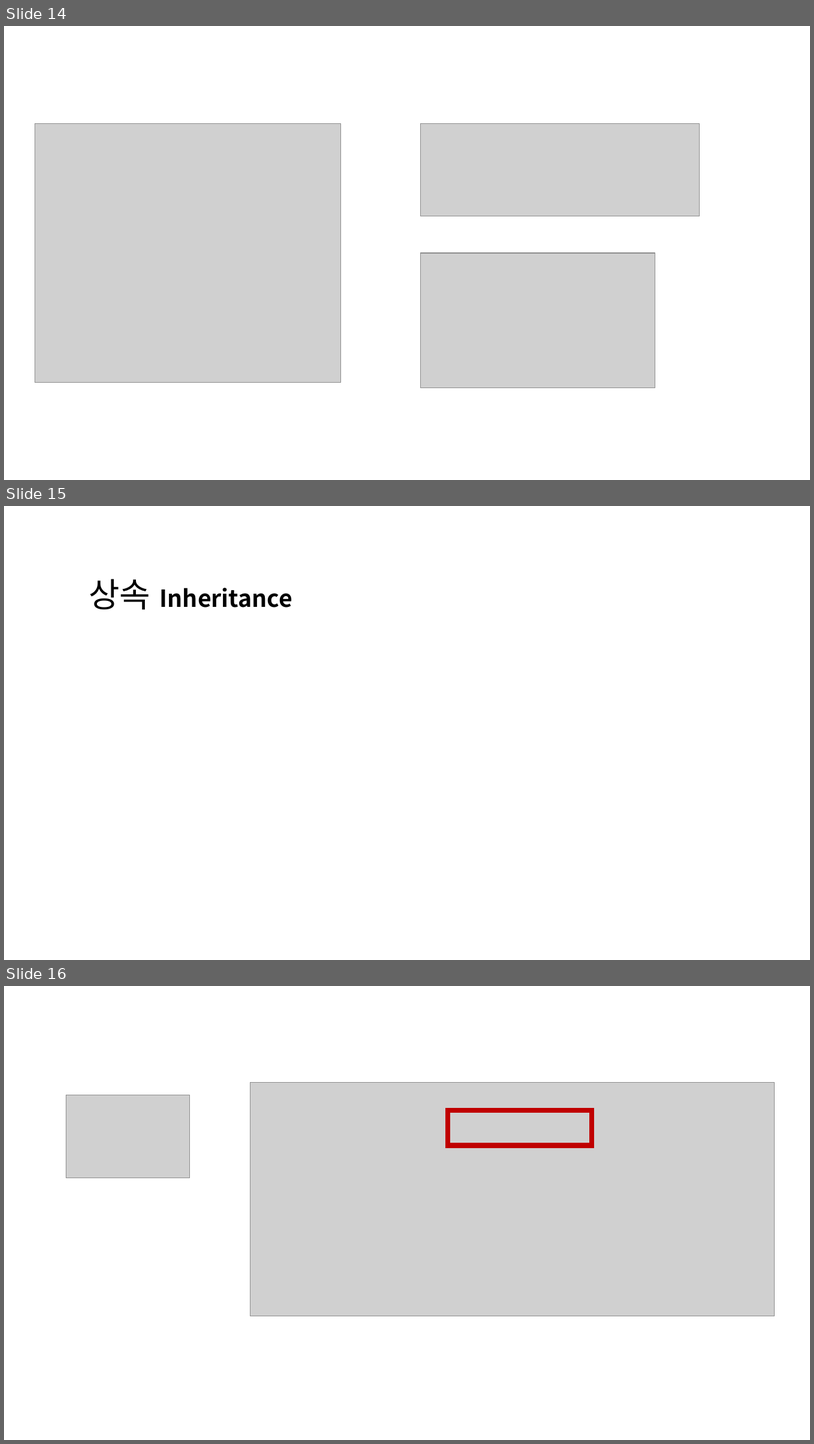
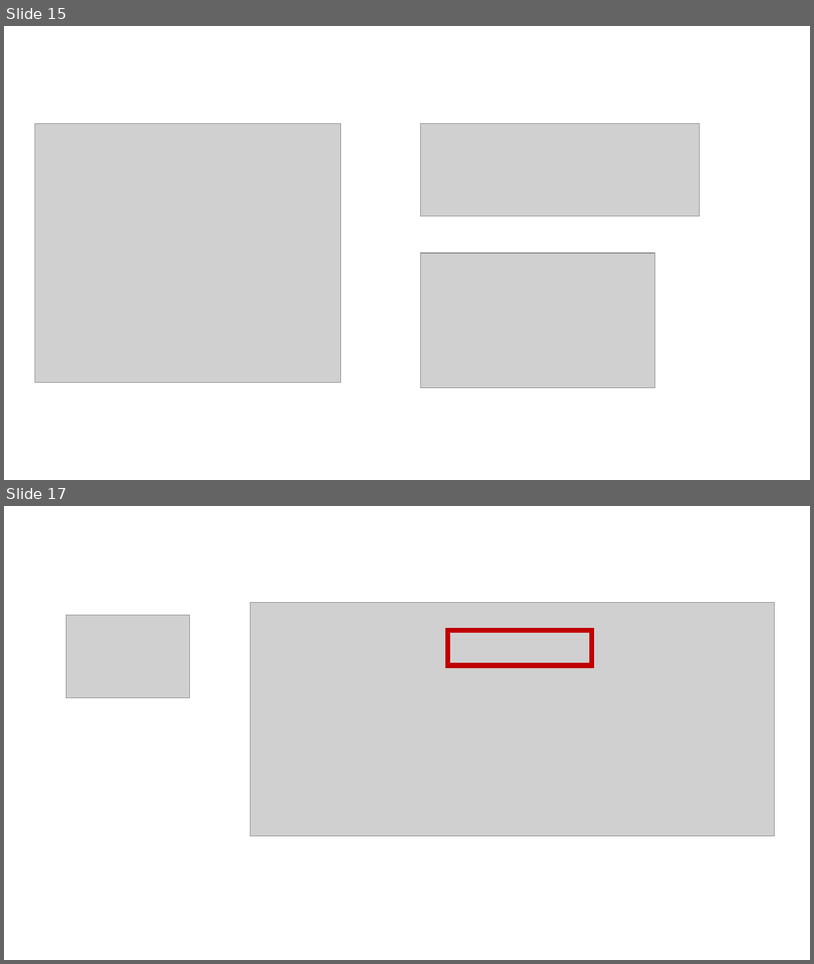
Before and after one commit to shawn-flunge/study, a slide deck: javaTutoring/2nd/2nd material.pptx. Shown one above the other, each under a label of ours: slides 14, 15 and 16 before the commit, slides 15 and 17 after it; the slides between them are not shown. The pictures are 814x1444 and 814x964 pixels, drawn with LibreOffice and Linux fonts; fonts in the diff are those of the drawing; grey boxes stand for pictures. Boxes give left, top, right and bottom in pixels: in the first picture for what was removed or moved away, otherwise in the second. Text is boxed around its words. In the diff, an @@ line names an element or a change of style, - is before the commit and + after.

```diff
--- a/javaTutoring/2nd/2nd material.pptx
+++ b/javaTutoring/2nd/2nd material.pptx
@@ slide 15 removed at box(4, 506, 810, 960), background #FFFFFF @@
@@ text removed at box(89, 579, 293, 610) @@
-상속 Inheritance
@@ what was slide 14 is now slide 15 @@
@@ what was slide 16 is now slide 17 @@
```
Also in this commit, not shown: 6 slides added, 2 other slides removed.
